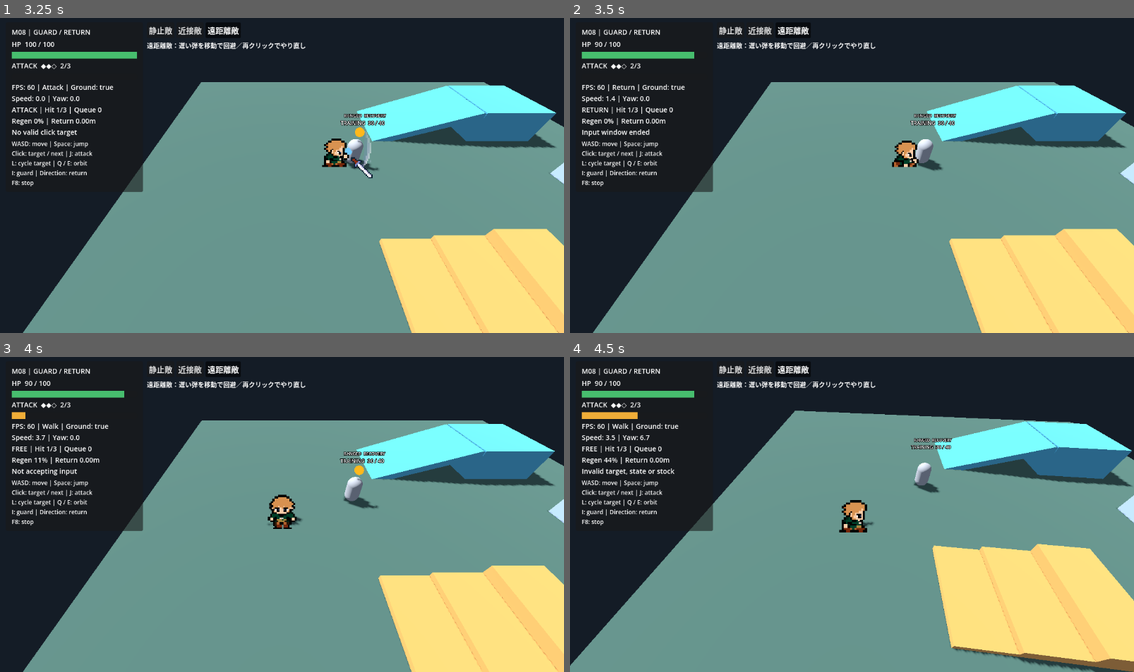
Above: before the commit, frames 1-4 (two rows, left to right).
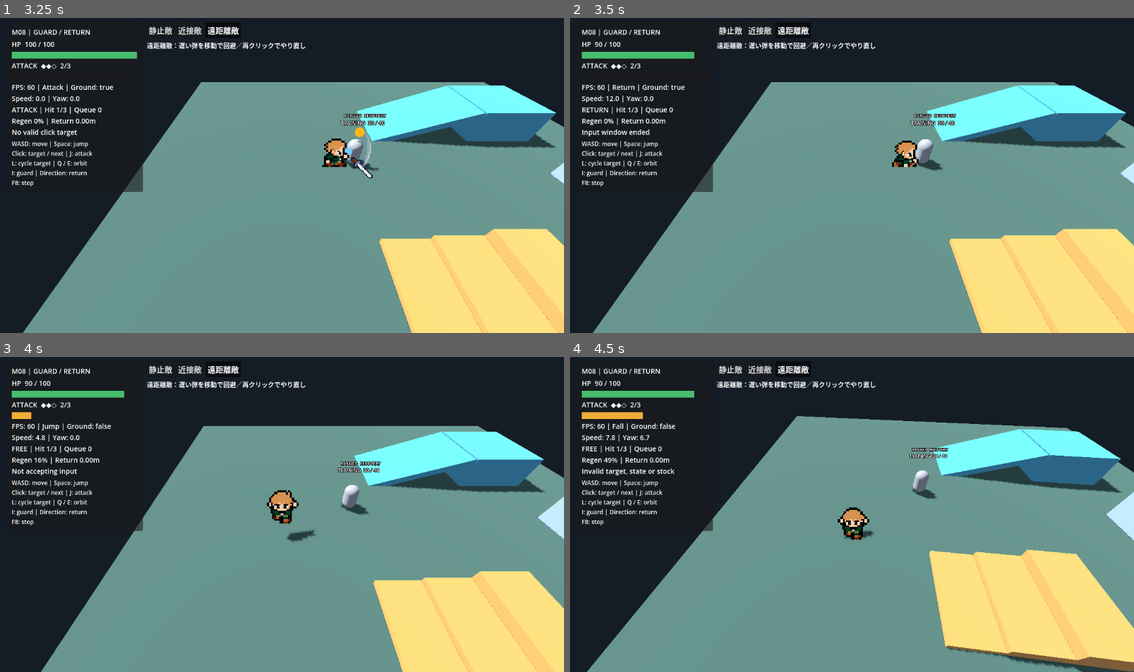
Above: after the commit, the same moments.

Repository: holy572782/forgotten-world
Game: Godot game, scene res://scenes/main.tscn
Two runs of this game, one before a commit and one after it. Both use one fixed random seed, a clock stepped at 60 frames per second and the inputs below.
Inputs (mouse positions are in pixels of both pictures, inside the frame that each line leads up to):
- Up to frame 1 (3.25 s): click "静止敵" at 0.5 s; click "近接敵" at 1.25 s; click "遠距離敵" at 2 s; tap Enter at 2.75 s; move the mouse to (406, 159) at 2.77 s; hold D (move_right) from 2.78 s (still down); hold J (attack) from 2.78 s (still down); click (406, 159) at 2.92 s; tap Space (jump) at 3.02 s
- Up to frame 2 (3.5 s): keep holding D (move_right); keep holding J (attack)
- Up to frame 3 (4 s): move the mouse to (169, 530) at 3.52 s; release D (move_right) at 3.53 s; release J (attack) at 3.53 s; hold S (move_down) from 3.53 s (still down); tap J (attack) at 3.6 s; tap Space (jump) at 3.77 s
- Up to frame 4 (4.5 s): move the mouse to (908, 445) at 4.27 s; release S (move_down) at 4.28 s; hold D (move_right) from 4.28 s (still down); hold J (attack) from 4.28 s (still down); tap Q (camera_left) at 4.35 s

Frame 1 is identical in both runs. In frame 2, less than 0.1% of the frame differs, in the area x 7-15%, y 24-27%; in frame 3, 8.7%; in frame 4, 9.4%, in the area x 0-100%, y 17-100%.

Commit message:
M09: 主人公の帰還を一定速度の移動へ変更
帰還の時間上下限とイージングを廃止し、初期速度を12m/sに設定。
旧Resource互換と踏み込み・攻撃リズム・安全処理を維持。
自動検査13種類15条件成功。ユーザーF5確認待ち。

Diff:
--- a/scripts/combat/attack_motion_settings.gd
+++ b/scripts/combat/attack_motion_settings.gd
@@ -5,10 +5,11 @@
 @export_range(0.1, 40.0) var approach_speed := 12.0
 @export_range(0.05, 2.0) var minimum_travel_time := 0.25
 @export_range(0.05, 2.0) var maximum_travel_time := 0.4
-@export_group("Return travel (metres per second; seconds)")
-@export_range(0.1, 40.0) var return_speed := 10.0
-@export_range(0.01, 2.0) var return_minimum_travel_time := 0.1
-@export_range(0.01, 2.0) var return_maximum_travel_time := 0.35
+@export_group("Return travel (metres per second)")
+@export_range(0.1, 40.0) var return_speed := 12.0
+## Legacy Resource storage only; constant-speed return ignores these limits.
+@export_storage var return_minimum_travel_time := 0.1
+@export_storage var return_maximum_travel_time := 0.35
 @export_group("Waits (seconds)")
 @export_range(0.0, 5.0) var approach_attack_delay := 0.0
 @export_range(0.0, 5.0) var final_attack_wait := 0.0
@@ -25,11 +26,9 @@
 func snapshot() -> AttackMotionSettings:
 	var result := duplicate() as AttackMotionSettings
 	result.approach_speed = bounded(approach_speed, 0.1, 40.0, 12.0)
-	result.return_speed = bounded(return_speed, 0.1, 40.0, 10.0)
+	result.return_speed = bounded(return_speed, 0.1, 40.0, 12.0)
 	result.minimum_travel_time = bounded(minimum_travel_time, 0.05, 2.0, 0.25)
 	result.maximum_travel_time = maxf(result.minimum_travel_time, bounded(maximum_travel_time, 0.05, 2.0, 0.4))
-	result.return_minimum_travel_time = bounded(return_minimum_travel_time, 0.01, 2.0, 0.1)
-	result.return_maximum_travel_time = maxf(result.return_minimum_travel_time, bounded(return_maximum_travel_time, 0.01, 2.0, 0.35))
 	result.approach_attack_delay = bounded(approach_attack_delay, 0.0, 5.0, 0.0)
 	result.final_attack_wait = bounded(final_attack_wait, 0.0, 5.0, 0.0)
 	result.hit_frame = clampi(hit_frame, 0, 63)
--- a/scripts/player/target_dash.gd
+++ b/scripts/player/target_dash.gd
@@ -619,9 +619,8 @@
 		body.move_and_collide(Vector3.ZERO, false, body.safe_margin)
 		_travel_start = body.global_position
 		_destination = resolved
-	var minimum := _active_motion.return_minimum_travel_time if next == State.Return else _active_motion.minimum_travel_time
-	var maximum := _active_motion.return_maximum_travel_time if next == State.Return else _active_motion.maximum_travel_time
-	_duration = clampf(_travel_start.distance_to(_destination) / maxf(speed, 0.1), minimum, maximum)
+	var seconds := _travel_start.distance_to(_destination) / maxf(speed, 0.1)
+	_duration = seconds if next == State.Return else clampf(seconds, _active_motion.minimum_travel_time, _active_motion.maximum_travel_time)
 	_set_state(next)
 	sprite.combat_pose = &"Approach" if next == State.Approach else &"Return"
 	sprite._process(0.0)
@@ -659,9 +658,10 @@
 			queued_attack_target = reserved_target
 
 func _move_travel(delta: float) -> bool:
-	var fraction := clampf(_elapsed / _duration, 0.0, 1.0)
-	# Smooth acceleration/deceleration; the capsule follows the visible route.
-	var next := _travel_start.lerp(_destination, smoothstep(0.0, 1.0, fraction))
+	var fraction := clampf(_elapsed / _duration, 0.0, 1.0) if _duration > 0.0 else 1.0
+	# Approach keeps its easing; Return covers equal distances in equal physics time.
+	var progress := fraction if state == State.Return else smoothstep(0.0, 1.0, fraction)
+	var next := _travel_start.lerp(_destination, progress)
 	if not Path.clear(body, next, settings, body.global_position): return false
 	var motion := next - body.global_position
 	body.velocity = motion / maxf(delta, 0.0001)
--- a/tests/attack_motion.gd
+++ b/tests/attack_motion.gd
@@ -26,7 +26,9 @@
 	await _phase(combat.State.Attack)
 
 func _done(queue := false) -> void:
-	for tick in range(700):
+	# Slow configured returns no longer have a maximum duration; keep the watchdog finite.
+	var limit := maxi(700,ceili((combat._active_weapon.attack_range/combat._active_motion.return_speed+10.0)*60.0))
+	for tick in range(limit):
 		if not combat.is_busy(): break
 		if queue and target.alive() and not combat.queued: combat.request_followup(target)
 		await _ticks(1)
--- a/tests/return_travel.gd
+++ b/tests/return_travel.gd
@@ -15,10 +15,22 @@
 		record.end_tick = Engine.get_physics_frames()-start_tick
 
 func _collect(queue := false, safe_end := true) -> void:
+	var measured_speeds: Array[float] = []
 	for tick in range(700):
 		if not combat.is_busy(): break
 		if queue and target.alive() and not combat.queued and combat.can_combo_select(target): combat.request_followup(target)
+		var was_returning: bool = combat.state == combat.State.Return
+		var previous_position: Vector3 = player.global_position
+		var previous_tick := Engine.get_physics_frames()
 		await _ticks(1)
+		if not baseline and was_returning:
+			var step_distance := previous_position.distance_to(player.global_position)
+			var step_seconds := float(Engine.get_physics_frames()-previous_tick) / 60.0
+			_check(step_distance <= combat._active_motion.return_speed*step_seconds+0.001, "Return step never exceeds speed, including arrival")
+			if combat.state == combat.State.Return:
+				var measured := step_distance / step_seconds
+				measured_speeds.append(measured)
+				_check(absf(measured-combat._active_motion.return_speed) < 0.03, "Actual full-tick velocity is constant without easing")
 		_check(combat.return_anchor == anchor, "Original sequence anchor unchanged")
 		if sprite._attacking:
 			_check_sync()
@@ -33,11 +45,11 @@
 	record.slots = combat._sequence_slots
 	record.stock = combat.stock.current
 	record.error = combat.return_error
+	record.measured_speeds = measured_speeds
 	if record.return_count > 0:
-		var expected: float = clampf(record.distance / combat._active_motion.return_speed,
-			combat._active_motion.minimum_travel_time if baseline else combat._active_motion.get("return_minimum_travel_time"),
-			combat._active_motion.maximum_travel_time if baseline else combat._active_motion.get("return_maximum_travel_time"))
-		_check(is_equal_approx(record.duration,expected), "Distance/speed clamped by the correct travel bounds")
+		var expected: float = record.distance / combat._active_motion.return_speed
+		if baseline: expected = clampf(expected,combat._active_motion.minimum_travel_time,combat._active_motion.maximum_travel_time)
+		_check(is_equal_approx(record.duration,expected), "Return duration is distance/speed with no time limits")
 		if safe_end: _check(absf(float(record.end_tick-record.return_tick)/60.0-record.duration) <= 0.05, "Physical return duration matches plan within draw/physics ticks")
 	records.append(record.duplicate(true))
 
@@ -65,7 +77,7 @@
 		var saved := load(path) as WeaponData
 		_check(saved != null and saved.motion != null, "Fresh process loads weapon motion")
 		if saved != null and saved.motion != null:
-			_check(saved.motion.return_speed == 17.0 and saved.motion.get("return_minimum_travel_time") == 0.07 and saved.motion.get("return_maximum_travel_time") == 0.29, "All return settings persist after restart")
+			_check(saved.motion.return_speed == 17.0 and saved.motion.get("return_minimum_travel_time") == 0.07 and saved.motion.get("return_maximum_travel_time") == 0.29, "Speed and legacy Resource fields survive restart")
 			_check(saved.motion.minimum_travel_time == 0.31 and saved.motion.maximum_travel_time == 0.46, "Approach limits persist independently")
 			_check(saved.motion.snapshot() != saved.motion, "Per-weapon runtime snapshot remains isolated")
 		return
@@ -80,9 +92,10 @@
 	var exported := []
 	for property in weapon.motion.get_property_list():
 		if property.name in ["return_speed","return_minimum_travel_time","return_maximum_travel_time"]:
-			_check((property.usage & PROPERTY_USAGE_EDITOR) != 0 and (property.usage & PROPERTY_USAGE_STORAGE) != 0, "Return setting editable and stored")
+			_check((property.usage & PROPERTY_USAGE_STORAGE) != 0, "Existing Resource fields remain stored")
+			_check(((property.usage & PROPERTY_USAGE_EDITOR) != 0) == (property.name == "return_speed"), "Only Return Speed is editable; legacy limits hidden")
 			exported.append(property.name)
-	_check(exported.size() == 3, "Inspector exposes exactly the three return properties")
+	_check(exported.size() == 3, "Return Speed and both legacy fields remain compatible")
 
 func _run() -> void:
 	baseline = "--baseline" in OS.get_cmdline_user_args()
@@ -115,7 +128,7 @@
 		for lethal in [1,2]: await _case("lethal_"+str(lethal),2.5,3,lethal)
 		if not baseline:
 			var defaults := Motion.new()
-			_check(defaults.return_speed == 10 and defaults.get("return_minimum_travel_time") == 0.1 and defaults.get("return_maximum_travel_time") == 0.35, "Requested return defaults")
+			_check(defaults.return_speed == 12, "Provisional constant Return Speed default is 12m/s")
 			_check(defaults.approach_speed == 12 and defaults.minimum_travel_time == 0.25 and defaults.maximum_travel_time == 0.4, "Approach defaults unchanged")
 			await _case("slow_return",2.5,1,0,{"return_speed":2.0})
 			await _case("new_limits",2.5,1,0,{"return_minimum_travel_time":0.2,"return_maximum_travel_time":0.22})
@@ -135,8 +148,14 @@
 					if old.name != current.name: continue
 					_check(absf(old.approach-current.approach) <= 2 and absf(old.return_tick-current.return_tick) <= 2, "Approach and return-start timing preserved "+old.name)
 					_check(old.hits == current.hits and old.stock == current.stock and old.slots == current.slots, "Combat outcome unchanged "+old.name)
-			_check(records[1].duration < 0.25 and records[2].duration > records[1].duration and is_equal_approx(records[3].duration,0.35), "Short/medium/long returns scale with distance and cap")
-			_check(is_equal_approx(records[9].duration,0.2) and is_equal_approx(records[10].duration,records[2].duration), "Return and approach bounds act independently")
+			_check(records[1].duration < 0.1 and records[8].duration > 0.35, "Neither former minimum nor maximum limits return duration")
+			_check(is_equal_approx(records[9].duration,records[2].duration) and is_equal_approx(records[10].duration,records[2].duration), "Legacy return limits and approach bounds cannot change return speed")
+			var double_distance := await _case("double_distance",1.9)
+			_check(absf(double_distance.duration/records[1].duration-2.0) < 0.001, "Doubling return distance doubles planned time")
+			await _case("faster_return",2.5,1,0,{"return_speed":24.0})
+			_check(is_equal_approx(records[-1].duration*2.0,records[2].duration), "Changing Return Speed applies proportionally at every distance")
+			await _case("negative_speed",1.3,1,0,{"return_speed":-1.0},0.02)
+			_check(combat._active_motion.return_speed == 0.1, "Invalid negative speed is safely bounded without a duration cap")
 		_check(FileAccess.get_sha256("res://resources/weapons/default_attack_motion.tres") == source_hash, "User-authored motion Resource untouched")
 		var output := "return_baseline_" if baseline else "return_travel_"
 		FileAccess.open("res://.godot/"+output+str(Engine.max_fps)+".json",FileAccess.WRITE).store_string(JSON.stringify(records,"\t"))
Not shown, changed: docs/08_DECISIONS.md
Not shown, changed: docs/10_SYSTEM_SPEC_GODOT.md
Not shown, changed: docs/11_CODEX_IMPLEMENTATION_PLAN.md
Not shown, changed: docs/12_TEST_PLAN.md
Not shown, changed: docs/14_TARGET_DASH_COMBAT_SPEC.md
Not shown, changed: docs/DEVELOPMENT_STATUS.md
Not shown, changed: docs/m09_attack_motion_audit.md
Not shown, added: docs/m09_constant_return_audit.md
Not shown, changed: docs/m09_return_travel_audit.md
